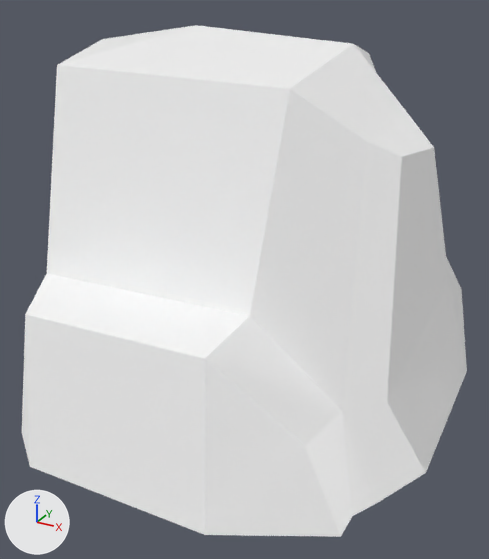
What one commit did to the glTF model assets/nature_lowpoly/Rock_Moss_5.glb.
Camera for both pictures: a 50 mm camera at (0.469, -0.915, 0.648) aimed at (-0.016, -0.034, 0.207). The lights are fixed; the arrows at lower left show +X, +Y and +Z. The older version comes first.

Objects in the first picture: 'Rock_Moss_5'.
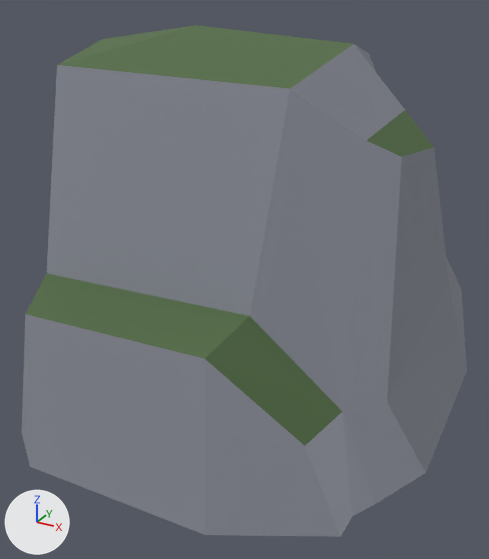
What differs and where, as boxes [x1, y1, x2, y2] in the pictures (489 x 559 px):
'Rock_Moss_5', recoloured, surface changed (white to grey): [22, 25, 467, 537] in both

The change in detail:
In material 'Rock' (mat_rock), metallic goes from 1.0 to 0.0.
Material 'Rock' (mat_rock) changes colour from white #ffffff to grey #878b96; in linear values from (1.0, 1.0, 1.0) to (0.244, 0.258, 0.303).
In material 'Rock' (mat_rock), roughness goes from 1.0 to 0.9.
In material 'Green' (mat_green), metallic goes from 1.0 to 0.0.
Material 'Green' (mat_green) changes colour from white #ffffff to dark green #536d45; in linear values from (1.0, 1.0, 1.0) to (0.0874, 0.152, 0.0599).
In material 'Green' (mat_green), roughness goes from 1.0 to 0.9.
